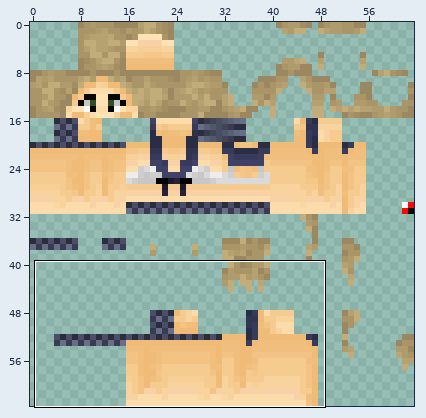
Pixel-art sprite -- Blue Reflection/Classic Body (4px)/Sailor Swimsuit/Lime Shijou (Sailor Swimsuit).png. The picture above shows the old version from afar; the outline marks the close-up.
Close-up. Before:
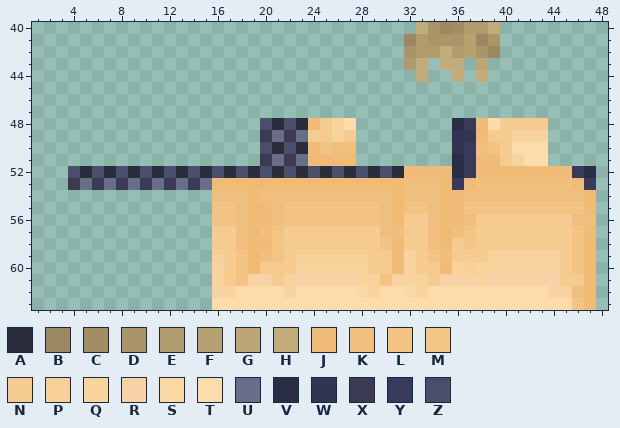
The file is 64x64 pixels. Colours within 5 levels of each other are drawn and written as one. Shown: x 1..48, y 40..63. The commit also changed other parts of the picture, which this record leaves out.
Palette (. is transparent): A #2b2d3b  B #9c8860  C #a38e64  D #aa9569  E #b09b6d  F #b6a171  G #bca675  H #c2ac79  J #f0bb76  K #f1bf7d  L #f3c383  M #f4c789  N #f6cb90  P #f7d097  Q #f9d39d  R #f8d2a6  S #fad8a4  T #fcdcaa  U #666f87  V #2a2e45  W #323552  X #3a3a52  Y #373a5a  Z #4b4e6b
Pixels before, first column x 4:
40 .............................HDBCEEH........
41 ............................BEDDDFBD........
42 ............................DEEHEFDB........
43 ............................EH.HH.G.........
44 .............................H..H.H.........
45 ............................................
46 ............................................
47 ............................................
48 ................ZAZAJNQT........VYJTNNNN....
49 ................XUXUNNQN........WWJNNQQQ....
50 ................ZAZAJLKK........WYKLNTTT....
51 ................XUXUJJJJ........VYJJNQTT....
52 ZAZAZAZAZAZAZAZAZAZAZAZAZAZAJJJJVYJJJJJJJJYV
53 XUXUXUXUXUXUJJJJJJJJJJJJJJJJKKKJYJKKKKKKKKJY
54 ............KKKJKKKKKKKKKKKJKKKJJKKKKKKKKKKJ
55 ............LLKJJKLLLLLLLLKJLLKJJLLLLLLLLLLJ
56 ............LLKJJKLLLLLLLLKJNNKJJKNNNNNNNNKK
57 ............NNKJKLNNNNNNNNKKNNKJKLNNNNNNNNLJ
58 ............NNKJJMNNNNNNNNLJNNKJNMNNNNNNNNLJ
59 ............PNLJKLNPPPPPPNNJQNLKNNNQQQQQQNLJ
60 ............QNLJNNNQQQQQQNNJQNNJQPQQQQQQQNLJ
61 ............QNLRRNQRRRRRQQLRQQNRRRQRRRRRRNNJ
62 ............RQTTTTRTTTTTSQTTSQTTTTTTTTTTRQKJ
63 ............TTTTTTTTTTTTTTTTTTTTTTTTTTTTTTLJ
New version:
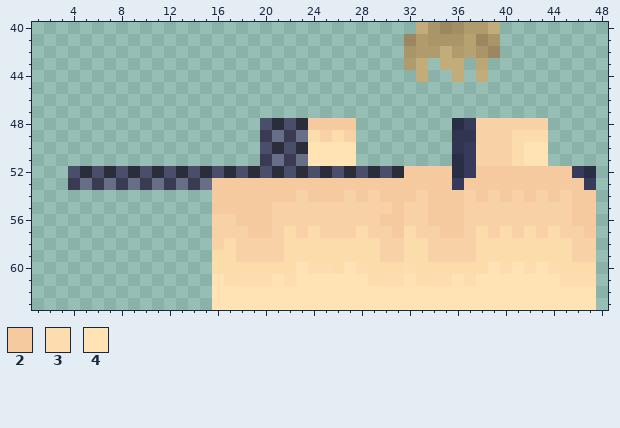
Colours new in this view: 2 #f5ca9f  3 #fdddb0  4 #ffe3b5
Edits made:
Changed rows in their new state; - is an unchanged pixel.
first column x 16:
48 --------2222----------RRRRRR----
49 --------TRTR----------RRRTTT----
50 --------4444----------RRR-44----
51 --------4444----------RRRT44----
52 ----------------2222--22222222--
53 22222222222222222222-2222222222-
54 2222222R222R2R222R222R2R2R2R2R22
55 22222RRRRRRRRRR2RR222RRRRRRRRR22
56 RR222RRRRRRRRR22RR222RRRRRRRRR22
57 RRR22RTRTRRRTRR2TRR22RTRTRTRTRR2
58 RTRRRRTTTTTTTTRRTTRRRRTTTTTTTTRR
59 TTRRRRTTTTTTTTRRTTRRRRTTTTTTTTRR
60 TTTTTTT433T43TTT3TTTTTT434343TTT
61 4T33343444444T334T33434444444333
62 44444444444444444444444444444444
63 44444444444444444444444444444444
